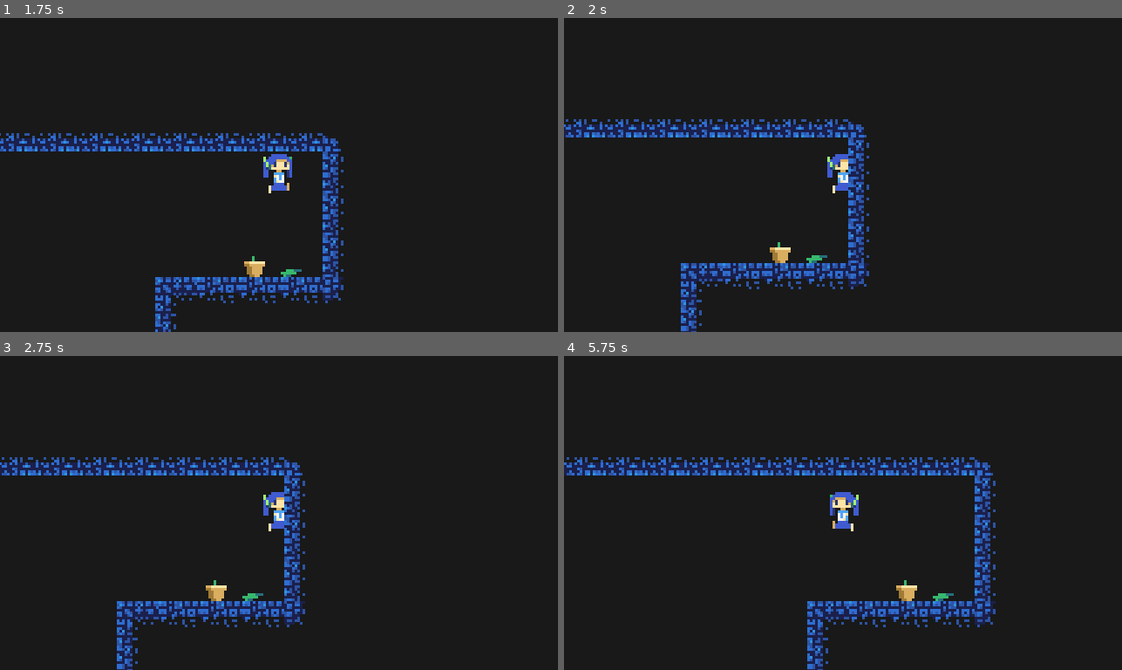
Above: before the commit, frames 1-4 (two rows, left to right).
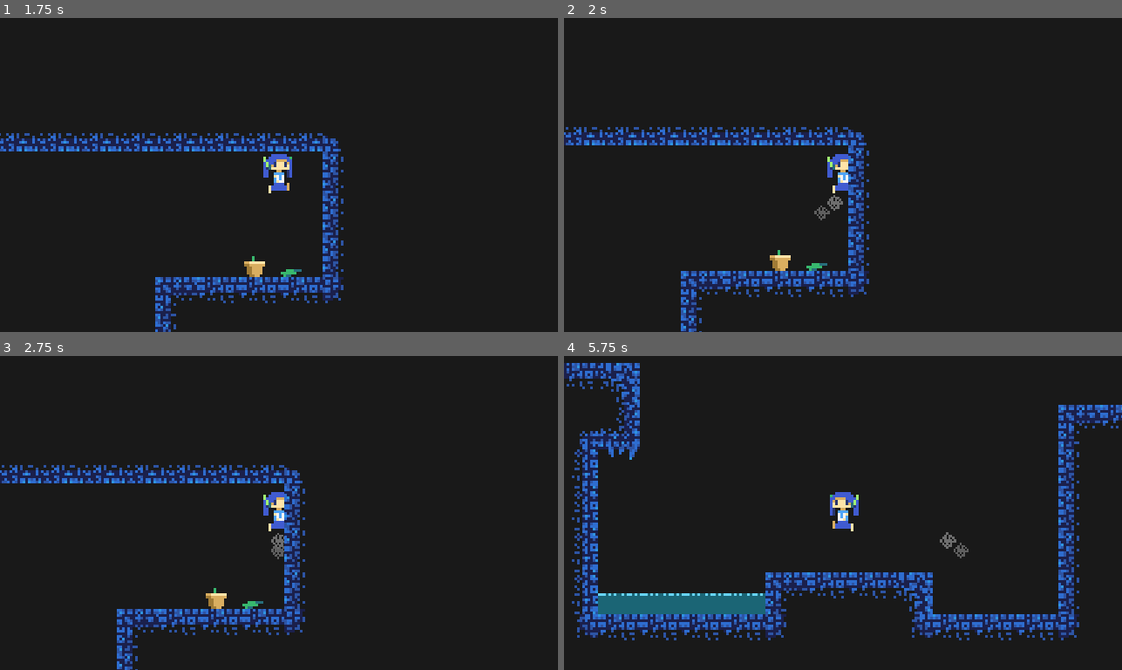
Above: after the commit, the same moments.

Repository: GedeYudaAditya/the-remenent
Game: Godot game, scene res://scenes/main.tscn
The game is run twice, just before and just after one commit, with the same random seed, the same clock (stepped at 60 frames per second) and the same inputs.
Inputs:
- Up to frame 1 (1.75 s): click "Start" at 0.5 s; tap Enter at 1.25 s; hold D (right) from 1.28 s (still down); hold C (attack) from 1.28 s (still down); tap Space (jump) at 1.52 s; tap Q (throw) at 1.55 s
- Up to frame 2 (2 s): keep holding D (right); keep holding C (attack); tap Space (jump) at 1.82 s
- Up to frame 3 (2.75 s): keep holding D (right); release C (attack) at 2.03 s; tap Q (throw) at 2.1 s; tap Space (jump) at 2.27, 2.3, 2.57 s
- Up to frame 4 (5.75 s): release D (right) at 2.78 s; hold A (left) 2.78-3.53 s; hold Space (jump) 2.78-3.53 s; tap C (attack) at 3.05, 3.6, 5.3 s; hold D (right) 3.53-5.03 s; tap Space (jump) at 3.77, 4.07, 5.27, 5.57 s; tap Q (throw) at 3.8, 5.1 s; hold Space (jump) 4.28-5.03 s; tap E (pick) at 4.35 s; hold A (left) from 5.03 s (still down)

Frame 1 is identical in both runs. In frame 2, 7.2% of the frame differs, in the area x 0-55%, y 32-100%; in frame 3, 7.2%; in frame 4, 21%, in the area x 0-100%, y 2-100%.

Commit message:
add fungsi jetpact

Diff:
--- a/scenes/environment/tileset_ground.tres
+++ b/scenes/environment/tileset_ground.tres
@@ -35,8 +35,11 @@
 2:2/0/physics_layer_0/polygon_0/points = PackedVector2Array(-8, -8, 8, -8, 8, 8, -8, 8)
 3:2/0 = 0
 4:2/0 = 0
+4:2/0/custom_data_0 = 10
 5:2/0 = 0
+5:2/0/custom_data_0 = 10
 6:2/0 = 0
+6:2/0/custom_data_0 = 20
 9:2/0 = 0
 0:3/0 = 0
 0:3/0/physics_layer_0/polygon_0/points = PackedVector2Array(-8, -8, 8, -8, 8, 8, -8, 8)
@@ -66,18 +69,27 @@
 2:5/0/physics_layer_0/polygon_0/points = PackedVector2Array(-8, -8, 8, -8, 8, 8, -8, 8)
 8:5/0 = 0
 0:6/0 = 0
+0:6/0/custom_data_0 = 10
 1:6/0 = 0
+1:6/0/custom_data_0 = 10
 2:6/0 = 0
+2:6/0/custom_data_0 = 10
 4:6/0 = 0
+4:6/0/custom_data_0 = 10
 5:6/0 = 0
 6:6/0 = 0
 7:6/0 = 0
 8:6/0 = 0
 0:7/0 = 0
+0:7/0/custom_data_0 = 10
 1:7/0 = 0
+1:7/0/custom_data_0 = 10
 2:7/0 = 0
+2:7/0/custom_data_0 = 10
 3:7/0 = 0
+3:7/0/custom_data_0 = 10
 4:7/0 = 0
+4:7/0/custom_data_0 = 10
 5:7/0 = 0
 6:7/0 = 0
 0:8/0 = 0
@@ -98,4 +110,6 @@
 terrain_set_0/mode = 0
 terrain_set_0/terrain_0/name = "Terrain 0"
 terrain_set_0/terrain_0/color = Color(0.5, 0.34375, 0.25, 1)
+custom_data_layer_0/name = "damage"
+custom_data_layer_0/type = 2
 sources/1 = SubResource("TileSetAtlasSource_o8qmp")
--- a/scenes/levels/level_1.tscn
+++ b/scenes/levels/level_1.tscn
@@ -27,7 +27,7 @@
 position = Vector2(339, 92)
 
 [node name="TileMapLayer" type="TileMapLayer" parent="." groups=["ground"]]
-tile_map_data = PackedByteArray("AAAHAAUAAQACAAEAAAAHAAQAAQA …(896 unchanged characters)… AAAAAAAAYAAMAAQAEAAAAAAAUAAwAAQAEAAEAAAA=")
+tile_map_data = PackedByteArray("AAAHAAUAAQACAAEAAAAHAAQAAQA …(896 unchanged characters)… AAAAAAAAYAAMAAQAEAAAAAAAUAAwAAQAEAAEAAAAJAAgAAQAFAAIAAAA=")
 tile_set = ExtResource("3_nsrm0")
 
 [node name="Plant" parent="." instance=ExtResource("4_x42e6")]
--- a/scenes/player/player.tscn
+++ b/scenes/player/player.tscn
@@ -1,7 +1,11 @@
-[gd_scene load_steps=20 format=3 uid="uid://b8q1be34jw5ve"]
+[gd_scene load_steps=22 format=3 uid="uid://b8q1be34jw5ve"]
 
 [ext_resource type="Script" uid="uid://677cfshdeidm" path="res://scripts/player/player.gd" id="1_8afob"]
 [ext_resource type="Texture2D" uid="uid://bow5thfjayf0r" path="res://assets/sprites/player.png" id="2_dovo2"]
+[ext_resource type="Texture2D" uid="uid://bslgbme00ahbg" path="res://assets/sprites/smoke.png" id="3_gmlin"]
+
+[sub_resource type="Gradient" id="Gradient_dovo2"]
+colors = PackedColorArray(1, 1, 1, 1, 0.2677903, 0.2677903, 0.2677903, 1)
 
 [sub_resource type="AtlasTexture" id="AtlasTexture_lvxji"]
 atlas = ExtResource("2_dovo2")
@@ -165,6 +169,22 @@
 [node name="Player" type="CharacterBody2D"]
 collision_mask = 2
 script = ExtResource("1_8afob")
+jetpack_unlocked = true
+jetpack_type = "Booster_0_8"
+jetpack_dash_force = 300.0
+
+[node name="JetpackTrail" type="CPUParticles2D" parent="."]
+emitting = false
+amount = 30
+texture = ExtResource("3_gmlin")
+lifetime = 0.6
+speed_scale = 3.0
+randomness = 1.0
+direction = Vector2(0, 1)
+gravity = Vector2(0, 150)
+scale_amount_min = 0.7
+scale_amount_max = 0.8
+color_ramp = SubResource("Gradient_dovo2")
 
 [node name="Sprite2D" type="AnimatedSprite2D" parent="."]
 position = Vector2(0, 2.3841858e-07)
--- a/scripts/player/player.gd
+++ b/scripts/player/player.gd
@@ -1,5 +1,6 @@
 extends CharacterBody2D
 @onready var sprite_2d: AnimatedSprite2D = $Sprite2D
+@onready var jetpack_trail: CPUParticles2D = $JetpackTrail
 
 # === CONFIGURATIONS ===
 @export var speed := 80.0
@@ -15,6 +16,20 @@
 @export var throw_angle := 60.0
 @export var max_throw_force := 350.0
 @export var min_throw_force := 150.0
+
+# === JETPACK CONFIG ===
+@export var jetpack_unlocked := false
+@export_enum("Booster_0_8", "Booster_2_0") var jetpack_type := "Booster_2_0"
+@export var jetpack_force := -150.0
+@export var jetpack_energy_max := 3.0
+@export var jetpack_recharge_rate := 1.5
+@export var jetpack_dash_force := 240.0
+@export var jetpack_dash_cost := 0.4        # energi per dash
+@export var jetpack_dash_cooldown := 0.2    # waktu antar dash (detik)
+
+var jetpack_energy := 0.0
+var is_using_jetpack := false
+var jet_dash_cooldown_timer := 0.0
 
 # === RUNTIME VARIABLES ===
 var held_item: Node = null
@@ -23,7 +38,10 @@
 var hold_time := 0.0
 var is_looking_back := false
 var look_back_timer := 0.0
-var aim_direction := Vector2.RIGHT  # default arah tembak
+var aim_direction := Vector2.RIGHT
+
+func _ready():
+	jetpack_energy = jetpack_energy_max
 
 func _process(delta):
 	handle_attack_input()
@@ -32,6 +50,11 @@
 	var direction := Input.get_axis("left", "right")
 	var looking_up := Input.is_action_pressed("up")
 	var looking_down := Input.is_action_pressed("down")
+	var jump_pressed := Input.is_action_pressed("jump")
+	var jump_just_pressed := Input.is_action_just_pressed("jump")
+
+	if jet_dash_cooldown_timer > 0:
+		jet_dash_cooldown_timer -= delta
 
 	# === GERAK HORIZONTAL ===
 	if direction != 0:
@@ -39,47 +62,94 @@
 	else:
 		velocity.x = move_toward(velocity.x, 0, friction * delta)
 
-	# === GRAVITASI & LOMPAT ===
+	# === GRAVITASI, LOMPAT, & JETPACK ===
 	if is_on_floor():
+		jetpack_trail.emitting = false
 		jump_time = 0.0
-		if Input.is_action_just_pressed("jump"):
+		is_using_jetpack = false
+		jetpack_energy = min(jetpack_energy + jetpack_recharge_rate * delta, jetpack_energy_max)
+
+		if jump_just_pressed:
 			velocity.y = jump_force
 			sprite_2d.play("jump")
-	else:
-		if Input.is_action_pressed("jump") and jump_time < max_jump_time and velocity.y < 0:
-			velocity.y += low_gravity * delta
-			jump_time += delta
-		else:
-			velocity.y += gravity * delta
+
+	else:
+		# === BOOSTER 2.0 ===
+		if jetpack_unlocked and jetpack_type == "Booster_2_0" and jump_pressed:
+			if jetpack_energy > 0.0:
+				is_using_jetpack = true
+				velocity.y = move_toward(velocity.y, jetpack_force, 400 * delta)
+				jetpack_energy = max(jetpack_energy - delta, 0.0)
+				jetpack_trail.emitting = true   # 🔥 nyalakan asap
+			else:
+				is_using_jetpack = false
+				jetpack_trail.emitting = false
+
+
+		# === BOOSTER 0.8 MULTI DASH ===
+		elif jetpack_unlocked and jetpack_type == "Booster_0_8" and jump_just_pressed:
+			if jetpack_energy > 0.0 and jet_dash_cooldown_timer <= 0:
+				is_using_jetpack = true
+				jet_dash_cooldown_timer = jetpack_dash_cooldown
+				jetpack_energy = max(jetpack_energy - jetpack_dash_cost, 0.0)
+
+				var jet_dir := Vector2.ZERO
+				if Input.is_action_pressed("up"):
+					jet_dir.y = -1
+				if Input.is_action_pressed("down"):
+					jet_dir.y = 1
+				if Input.is_action_pressed("left"):
+					jet_dir.x = -1
+				if Input.is_action_pressed("right"):
+					jet_dir.x = 1
+				if jet_dir == Vector2.ZERO:
+					jet_dir = Vector2.UP
+
+				velocity = jet_dir.normalized() * jetpack_dash_force
+				sprite_2d.play("jetpack")
+
+				# 🔥 aktifkan efek asap sebentar
+				jetpack_trail.emitting = true
+				jetpack_trail.restart()
+			else:
+				is_using_jetpack = false
+				jetpack_trail.emitting = false
+		else:
+			is_using_jetpack = false
+
+		# === NORMAL FALL PHYSICS ===
+		if not is_using_jetpack:
+			jetpack_trail.emitting = false
+			if jump_pressed and jump_time < max_jump_time and velocity.y < 0:
+				velocity.y += low_gravity * delta
+				jump_time += delta
+			else:
+				velocity.y += gravity * delta
 
 	move_and_slide()
+	_check_tile_damage()
 
 	# === ANIMASI ===
 	if not is_on_floor():
-		# Saat di udara
-		if looking_down:
-			sprite_2d.play("look_down") # nanti bisa untuk shoot down
+		if is_using_jetpack:
+			sprite_2d.play("jetpack")
+		elif looking_down:
+			sprite_2d.play("look_down")
 		elif looking_up:
 			sprite_2d.play("jump_look_up")
 		else:
 			sprite_2d.play("jump")
-
-	else:
-		# Saat di tanah
+	else:
 		if looking_up:
 			if abs(direction) > 0:
 				sprite_2d.play("run_look_up")
 			else:
 				sprite_2d.play("look_up")
-
-		# --- LOOK BACK: hanya aktif saat tombol down baru ditekan ---
 		elif Input.is_action_just_pressed("down"):
 			is_looking_back = true
 			look_back_timer = 0.7
 			sprite_2d.play("look_back")
-
 		elif is_looking_back:
-			# Batalkan look_back jika tombol dilepas / bergerak / loncat
 			if Input.is_action_just_released("down") \
 			or abs(direction) > 0 \
 			or looking_up \
@@ -92,8 +162,6 @@
 				if look_back_timer <= 0.0:
 					is_looking_back = false
 					sprite_2d.play("idle")
-
-		# --- Normal movement animation ---
 		elif not is_looking_back:
 			if abs(direction) > 0:
 				sprite_2d.play("run")
@@ -118,7 +186,7 @@
 	if direction != 0:
 		sprite_2d.flip_h = direction < 0
 
-	# Arah aim tergantung kondisi player
+	# === AIM DIRECTION ===
 	if not is_on_floor() and Input.is_action_pressed("down"):
 		aim_direction = Vector2.DOWN
 	elif Input.is_action_pressed("up"):
@@ -128,39 +196,21 @@
 	else:
 		aim_direction = Vector2.RIGHT
 
-	## === WEAPON USAGE ===
-	#if held_item and held_item is WeaponBase:
-		#var weapon = held_item as WeaponBase
-		#if weapon.automatic:
-			#if Input.is_action_pressed("attack"):
-				#print("Press Attack Auto")
-				#weapon.use()
-		#else:
-			#print("Can Attack")
-			#if Input.is_action_just_pressed("attack"):
-				#print("Press Attack")
-				#weapon.use()
-
-
 
 # =======================================
-# === ITEM SYSTEM ===
+# === ITEM SYSTEM & WEAPON
 # =======================================
-
 func pick_up_item():
 	var space_state = get_world_2d().direct_space_state
 	var shape = RectangleShape2D.new()
 	shape.extents = Vector2(5, 5)
-
 	var direction: Vector2 = Vector2.LEFT if sprite_2d.flip_h else Vector2.RIGHT
 	var check_pos = global_position + direction * 8
-
 	var query := PhysicsShapeQueryParameters2D.new()
 	query.shape = shape
 	query.transform = Transform2D(0, check_pos)
 	query.collide_with_areas = true
 	query.collide_with_bodies = false
-
 	var result = space_state.intersect_shape(query)
 	for r in result:
 		var area = r.collider
@@ -170,33 +220,23 @@
 			held_item = parent
 			return
 
-
 func drop_item():
 	if held_item:
 		held_item.drop(global_position + Vector2(0, 10))
 		held_item = null
 
-
 func throw_item(looking_up: bool):
 	if held_item:
 		var t = clamp(hold_time, 0.1, 1.0)
 		var force = lerp(min_throw_force, max_throw_force, t)
-
 		var dir: Vector2
-
 		if looking_up:
-			# Jika menekan UP → lempar vertikal ke atas (90°)
 			dir = Vector2(0, -1)
 		else:
-			# Lempar ke arah depan dengan sudut 60 derajat
 			var base_dir = Vector2.RIGHT if not sprite_2d.flip_h else Vector2.LEFT
 			var angle_radians = deg_to_rad(throw_angle)
 			dir = base_dir.rotated(-angle_radians if not sprite_2d.flip_h else angle_radians)
-
-		# Lempar item
 		held_item.drop(global_position + Vector2(0, -10), dir.normalized() * force)
-
-		# Reset
 		held_item = null
 		hold_time = 0.0
 
@@ -208,12 +248,25 @@
 		if weapon.automatic:
 			if attack_auto:
 				weapon.use()
-
 		else:
 			if attack:
 				weapon.use()
-
-		# Di saat tombol dilepas
 		if Input.is_action_just_released("attack"):
-			if weapon:
-				weapon.stop_use()
+			weapon.stop_use()
+
+func _check_tile_damage():
+	var tilemap = get_parent().get_node("TileMapLayer")  # sesuaikan nama node TileMap kamu
+	if not tilemap:
+		return
+
+	# Cek tile di posisi player (gunakan global_position)
+	var tile_pos = tilemap.local_to_map(tilemap.to_local(global_position))
+	var tile_data = tilemap.get_cell_tile_data(tile_pos)
+
+	if tile_data and tile_data.has_custom_data("damage"):
+		var dmg = tile_data.get_custom_data("damage")
+		_take_damage(dmg)
+
+func _take_damage(amount: int):
+	print("Player terkena damage:", amount)
+	# Di sini kamu bisa kurangi HP, mainkan animasi, dsb
Binary file added: assets/sprites/smoke.png
Not shown, added: assets/sprites/smoke.png.import
